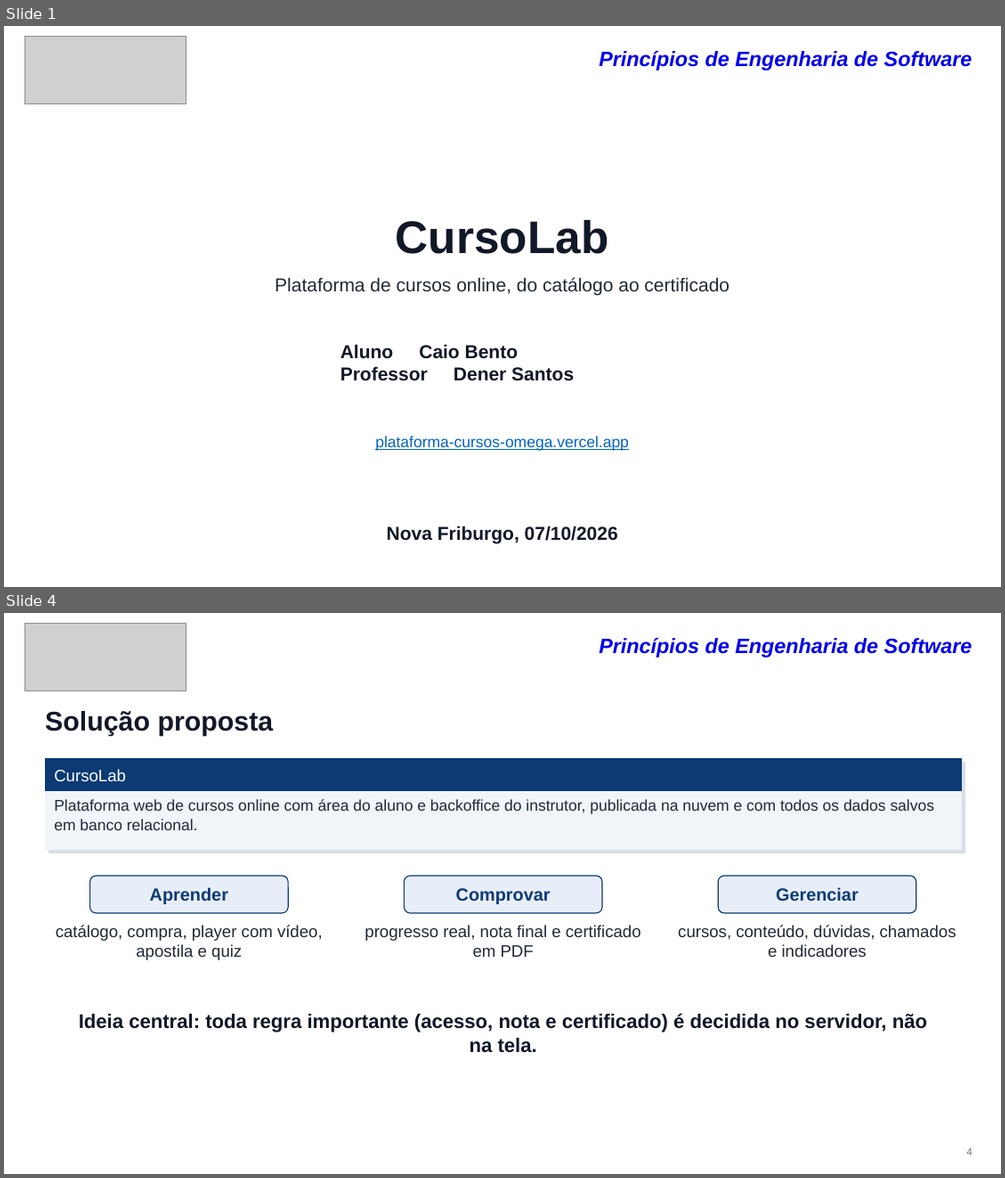
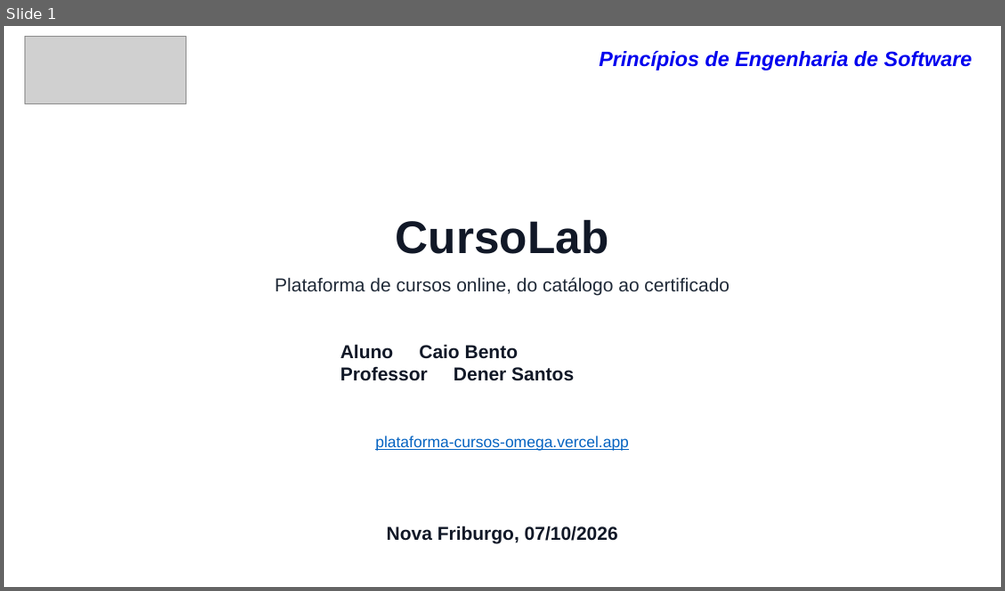
Before and after one commit to caiobento7/plataforma_cursos, a slide deck: docs/entrega/CursoLab-apresentacao.pptx. Shown one above the other, each under a label of ours: slides 1 and 4 before the commit, slide 1 after it; the slides between them are not shown. The pictures are 1005x1178 and 1005x591 pixels, drawn with LibreOffice and Linux fonts; fonts in the diff are those of the drawing; grey boxes stand for pictures. Boxes give left, top, right and bottom in pixels: in the first picture for what was removed or moved away, otherwise in the second. Text is boxed around its words. In the diff, an @@ line names an element or a change of style, - is before the commit and + after.

```diff
--- a/docs/entrega/CursoLab-apresentacao.pptx
+++ b/docs/entrega/CursoLab-apresentacao.pptx
@@ slide 4 removed at box(4, 613, 1001, 1174), background #FFFFFF @@
@@ picture removed at box(25, 624, 186, 690) @@
@@ text removed at box(599, 638, 972, 657) @@
-Princípios de Engenharia de Software
@@ text removed at box(45, 711, 274, 736) @@
-Solução proposta
@@ rectangle removed at box(45, 759, 961, 792) @@
@@ rectangle removed at box(48, 763, 965, 853) @@
@@ text removed at box(54, 769, 126, 781) @@
-CursoLab
@@ rectangle removed at box(45, 792, 961, 850) @@
@@ text removed at box(54, 799, 935, 830) @@
-Plataforma web de cursos online com área do aluno e backoffice do instrutor, publicada na nuvem e com todos os dados salvos em banco relacional.
@@ rounded rectangle removed at box(90, 876, 288, 913) @@
@@ rounded rectangle removed at box(404, 876, 602, 913) @@
@@ rounded rectangle removed at box(718, 876, 916, 913) @@
@@ text removed at box(150, 887, 228, 904) @@
-Aprender
@@ text removed at box(456, 888, 550, 904) @@
-Comprovar
@@ text removed at box(776, 887, 858, 900) @@
-Gerenciar
@@ text removed at box(56, 925, 323, 960) @@
-catálogo, compra, player com vídeo, apostila e quiz
@@ text removed at box(364, 925, 641, 957) @@
-progresso real, nota final e certificado em PDF
@@ text removed at box(678, 925, 956, 957) @@
-cursos, conteúdo, dúvidas, chamados e indicadores
@@ text removed at box(79, 1013, 927, 1053) @@
-Ideia central: toda regra importante (acesso, nota e certificado) é decidida no servidor, não na tela.
@@ text removed at box(966, 1148, 971, 1155) @@
-4
```
Also in this commit, not shown: 19 slides changed, 8 slides added, 4 other slides removed, 14 other files.
